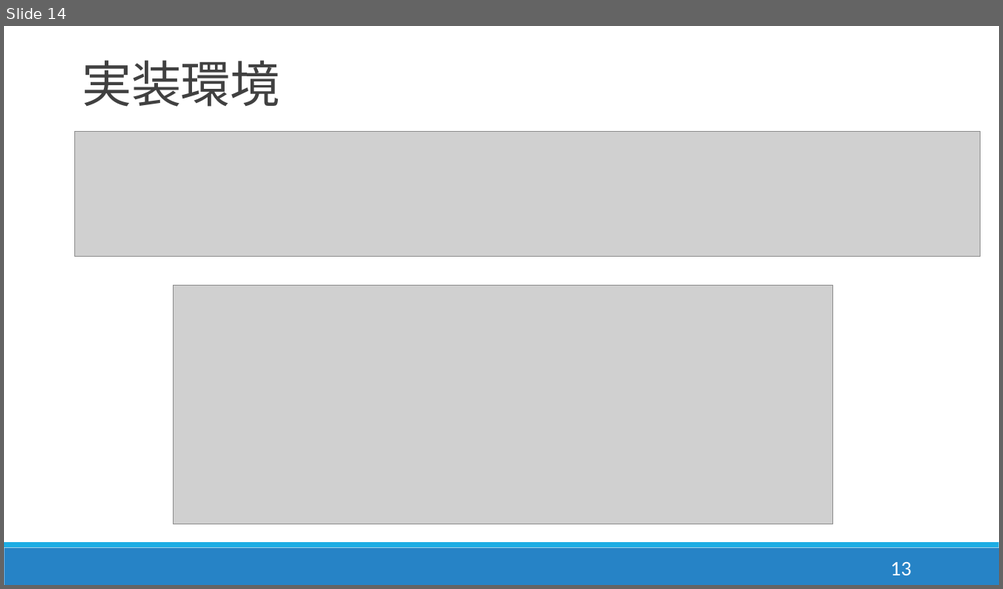
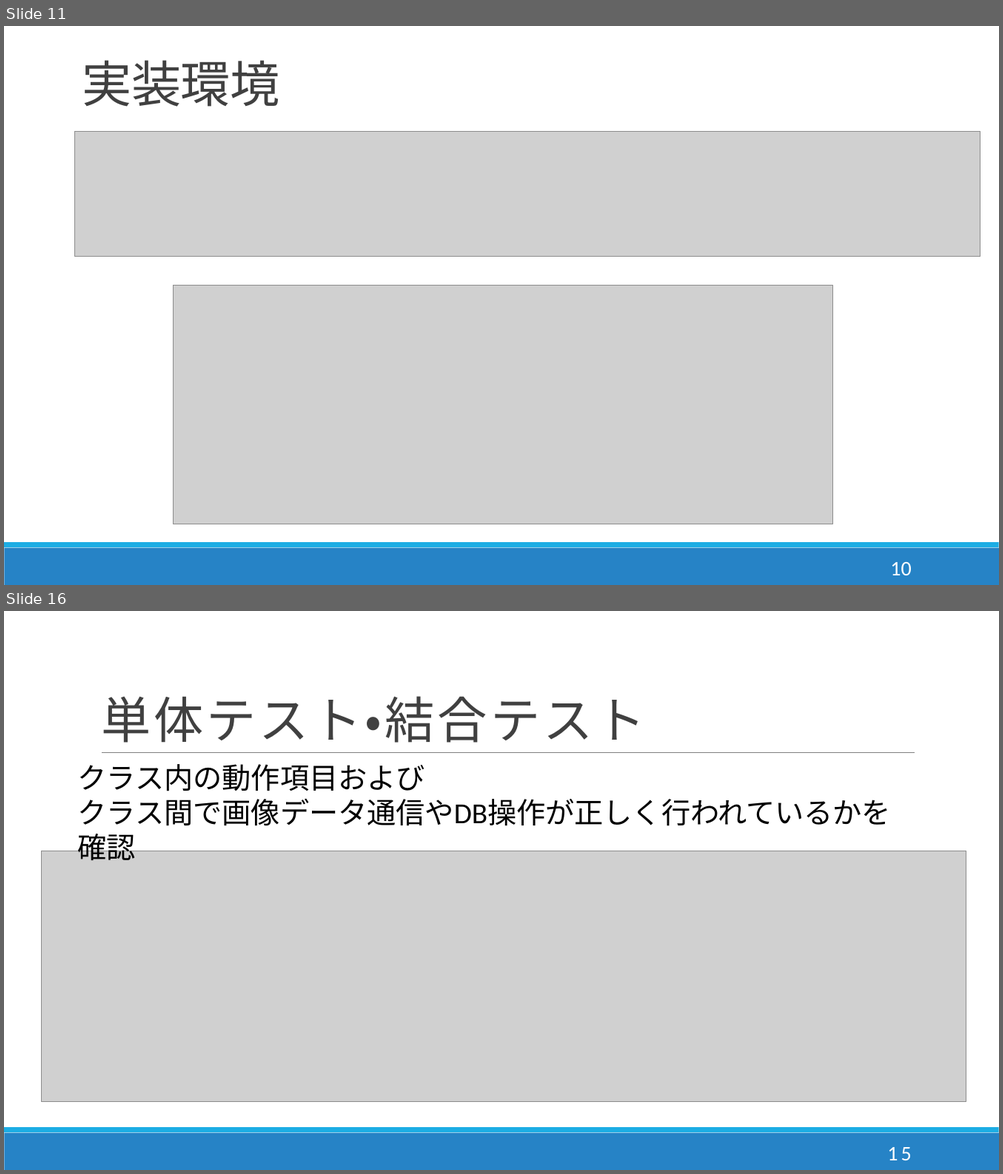
Before and after one commit to DJ956/YoloBarcodeReader, a slide deck: プレゼン/enpit_dan.pptx. Shown one above the other, each under a label of ours: slide 14 before the commit, slides 11 and 16 after it; the slides between them are not shown. The pictures are 1003x589 and 1003x1174 pixels, drawn with LibreOffice and Linux fonts; fonts in the diff are those of the drawing; grey boxes stand for pictures. Boxes give left, top, right and bottom in pixels: in the first picture for what was removed or moved away, otherwise in the second. Text is boxed around its words. In the diff, an @@ line names an element or a change of style, - is before the commit and + after.

```diff
--- a/プレゼン/enpit_dan.pptx
+++ b/プレゼン/enpit_dan.pptx
@@ slide 16 added at (4,611,999,1170), background #FFFFFF; not listed: 2 template elements that a slide beside it also shows @@
@@ title added at (101,696,646,743), 48 pt, text #404040 @@
+単体テスト・結合テスト
@@ text added at (78,764,891,826), 28 pt, text #000000 @@
+クラス内の動作項目および
+クラス間で画像データ通信やDB操作が正しく行われているかを確認
@@ line added from (102, 753) to (915, 753), #808080 0.5 pt @@
@@ picture added at (42,851,967,1102) @@
@@ page number added at (887,1147,911,1161), 20 pt, text #FFFFFF @@
+15
@@ what was slide 14 is now slide 11 @@
@@ page number at (890,562,910,576): text changed @@
-13
+10
```
Also in this commit, not shown: 6 slides changed, 6 other slides added, 8 slides removed, 1 other file.
